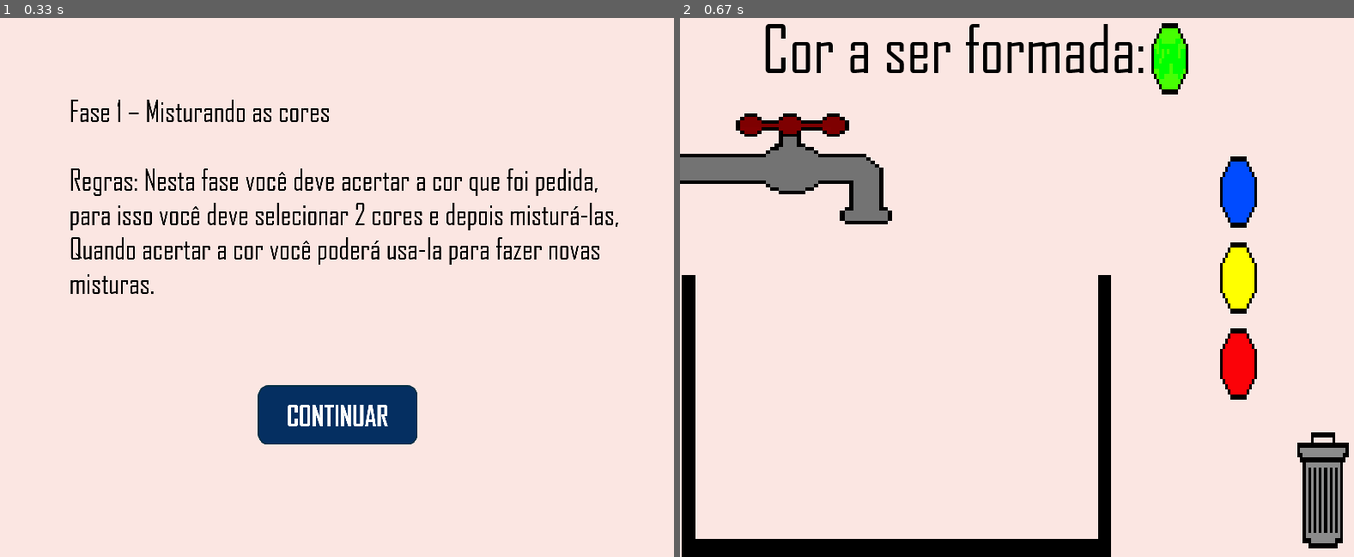
Above: before the commit, frames 1-2 (left to right).
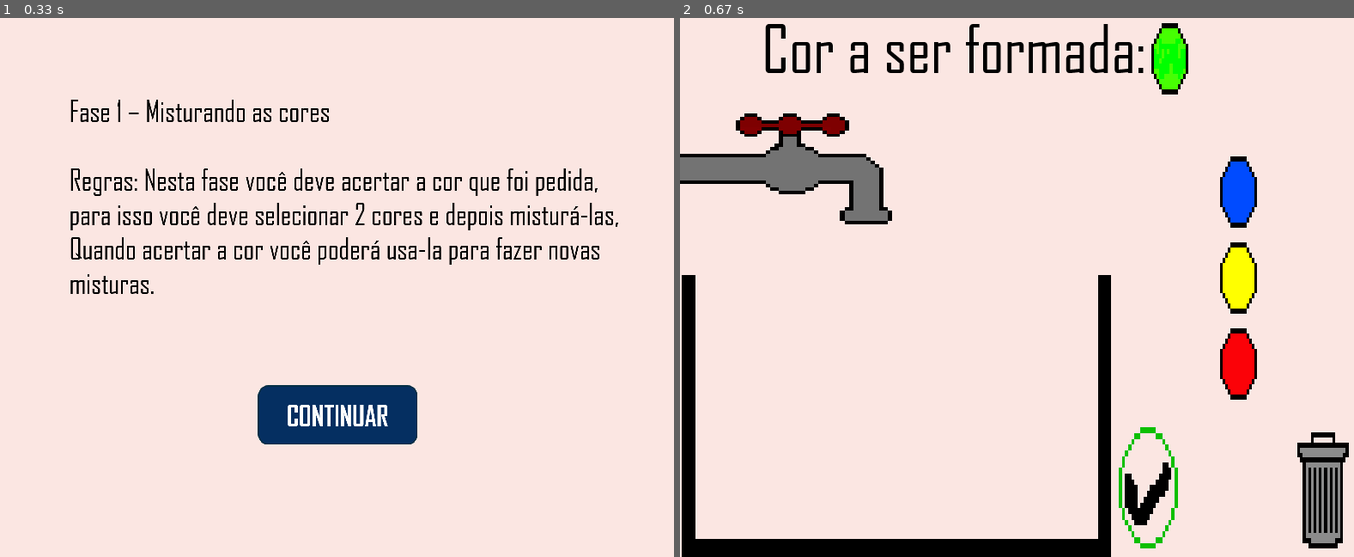
Above: after the commit, the same moments.

Repository: DouglasAndC/GAME-COLORANDO-PYGAME
Game: pygame game, started from Main/fase_1.py
Two runs of this game, one before a commit and one after it. Both use one fixed random seed, a clock stepped at 60 frames per second and the inputs below.
Inputs (mouse positions are in pixels of both pictures, inside the frame that each line leads up to):
- Up to frame 1 (0.33 s): no input
- Up to frame 2 (0.67 s): click (1017, 416) at 0.38 s

Frame 1 is identical in both runs. In frame 2, 0.6% of the frame differs, in the area x 65-74%, y 75-99%.

Commit message:
Adicionando e posicionando botão confirmar fase 1

Diff:
--- a/Main/fase_1.py
+++ b/Main/fase_1.py
@@ -91,6 +91,10 @@
         titulo = pygame.image.load(globals.get_path()+'\\View\\fase1\\txtCorFormada.png').convert_alpha()
         screen.blit(titulo,(50,40))
 
+def btnConfirmar():
+        titulo = pygame.image.load(globals.get_path()+'\\View\\fase1\\btnConfirmar.png').convert_alpha()
+        novo_titulo = pygame.transform.scale(titulo,(int(115), int(215)))
+        screen.blit(novo_titulo,(500,495))
 
 def menu():
         btn1 = botoesMenu(BLACK,630,240,40,70)#azul
@@ -106,6 +110,7 @@
         instrucao()
         torneira()
         balde()
+        btnConfirmar()
         #Quadrados que indicarão a cor a ser desenhada
         #screen.blit(dimensao_botao('quad_verde'),(460,-300))
         #screen.blit(dimensao_botao('quad_laranja'),(460,-300))
Binary file added: View/fase1/btnConfirmar.png
